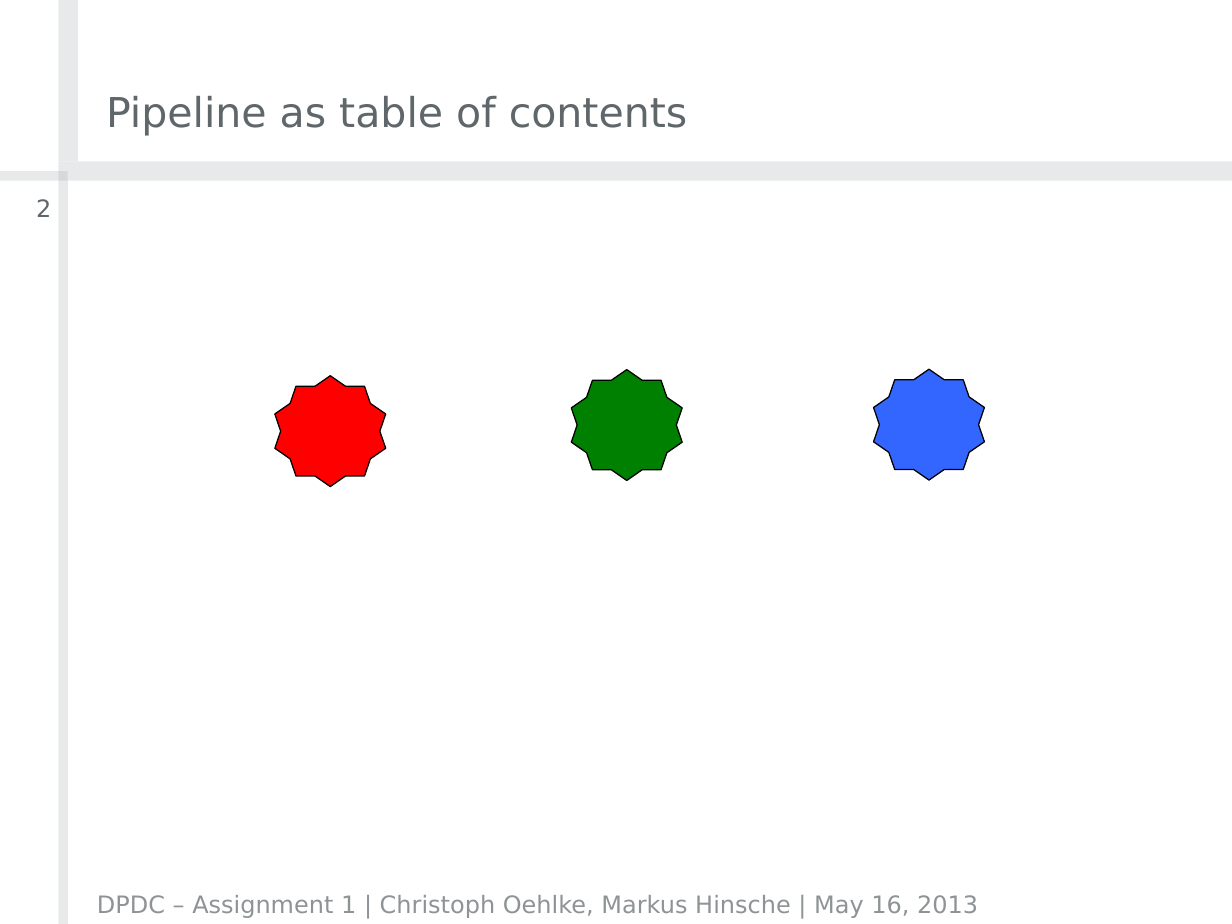
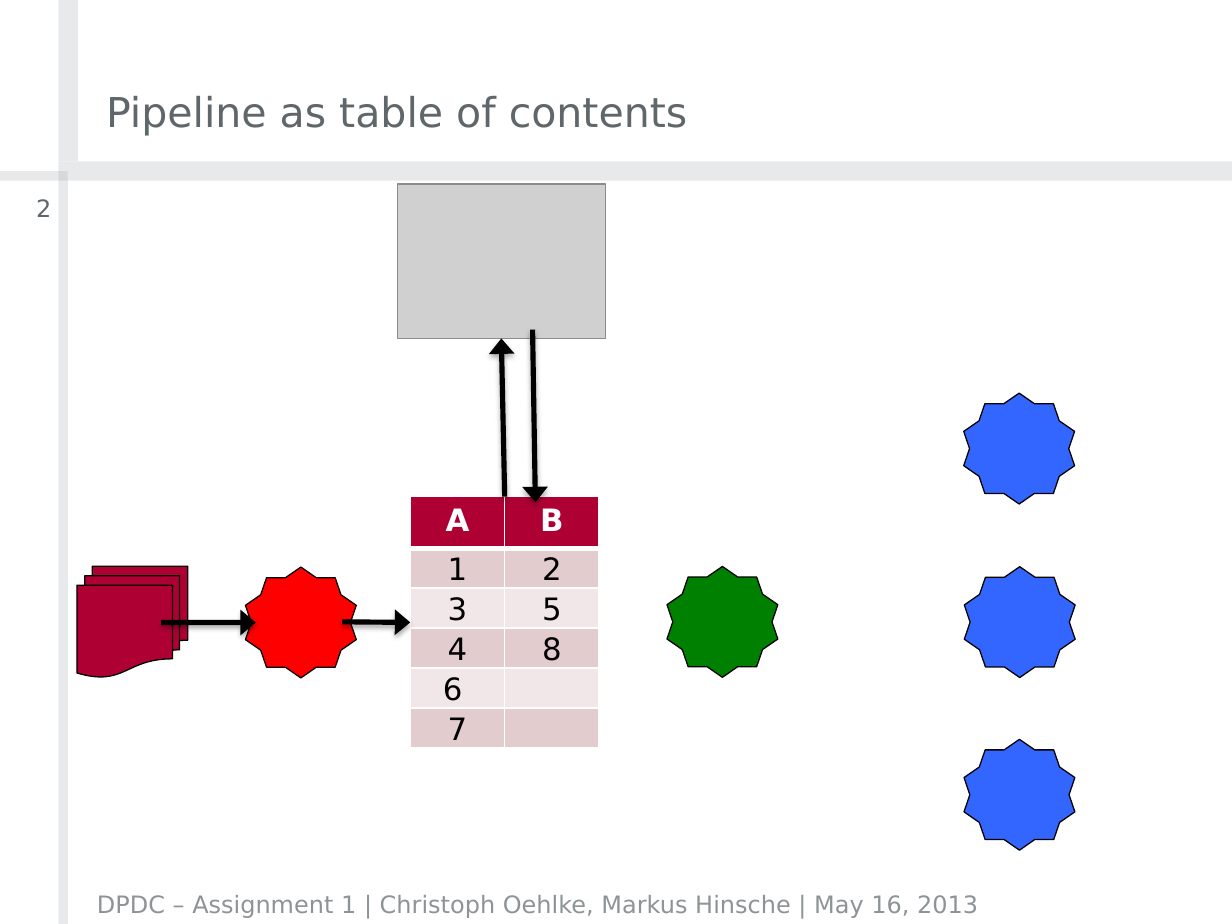
Before and after one commit to crizzy/dpdc-exercises, a slide deck: slide 2 of exercise2/DPDCAssignment2Group01.pptx. Drawn at 1232x924 pixels with LibreOffice and Linux fonts; fonts in the diff are those of the drawing; grey boxes stand for pictures; background and template pictures are left out. Boxes give left, top, right and bottom in pixels: in the first picture for what was removed or moved away, otherwise in the second. Text is boxed around its words. In the diff, an @@ line names an element or a change of style, - is before the commit and + after.

```diff
--- a/exercise2/DPDCAssignment2Group01.pptx
+++ b/exercise2/DPDCAssignment2Group01.pptx
@@ picture added at <box>398,184,606,338</box> @@
@@ arrow added from (505, 496) to (501, 339), #000000 3 pt @@
@@ arrow added from (532, 330) to (536, 503), #000000 3 pt @@
@@ star: place and size @@
-star at <box>873,370,984,480</box>
+star at <box>963,393,1074,504</box>
@@ table added at <box>410,496,600,748</box>, 6 rows, 2 columns @@
+A | B
+1 | 2
+3 | 5
+4 | 8
+6 | 
+7 | 
@@ flow chart multidocument added at <box>78,567,188,678</box>, fill #AF0034, outline #000000 0.75 pt @@
@@ star: place and size @@
-star at <box>275,376,386,487</box>
+star at <box>245,567,356,678</box>
@@ star: place and size @@
-star at <box>572,370,683,480</box>
+star at <box>667,567,777,678</box>
@@ star added at <box>965,567,1076,678</box>, fill #3366FF, outline #000000 0.75 pt @@
@@ arrow added from (161, 622) to (256, 622), #000000 3 pt @@
@@ arrow added from (342, 622) to (410, 622), #000000 3 pt @@
@@ star added at <box>965,739,1076,850</box>, fill #3366FF, outline #000000 0.75 pt @@
```
Also in this commit, not shown: 3 other slides changed.
